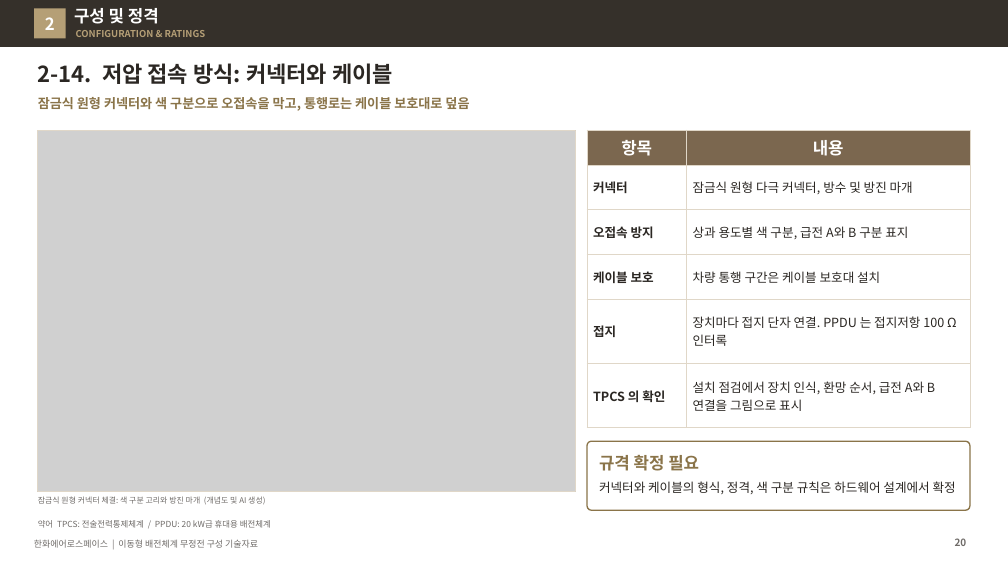
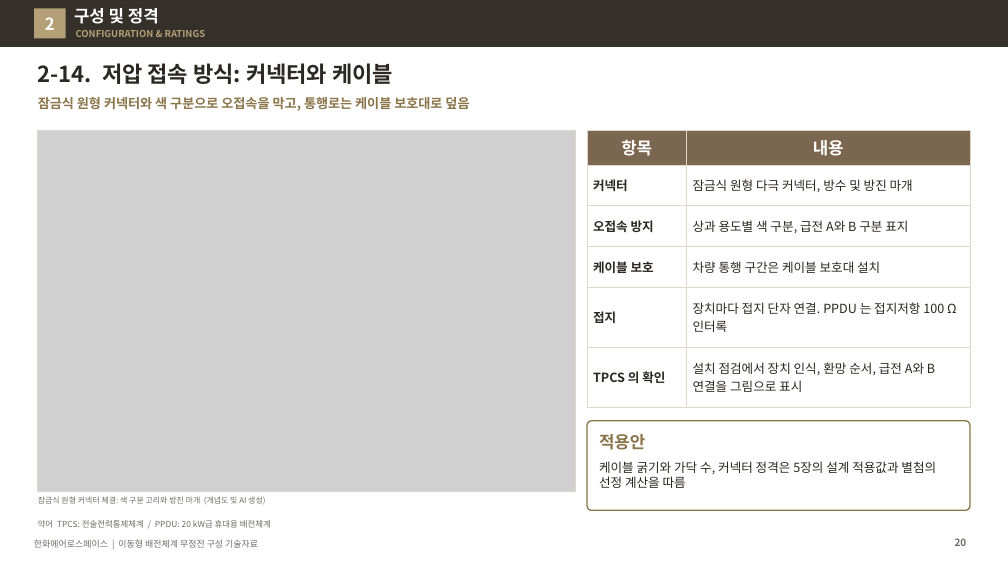
Before and after one commit to byunjd112-hue/headroom, a slide deck: slide 20 of mobile_ems/docs/out/IFPS_이동형배전체계_무정전구성_기술자료_Rev72.pptx. Drawn at 1008x567 pixels with LibreOffice and Linux fonts; fonts in the diff are those of the drawing; grey boxes stand for pictures. Boxes give left, top, right and bottom in pixels: in the first picture for what was removed or moved away, otherwise in the second. Text is boxed around its words. In the diff, an @@ line names an element or a change of style, - is before the commit and + after.

```diff
--- a/mobile_ems/docs/out/IFPS_이동형배전체계_무정전구성_기술자료_Rev72.pptx
+++ b/mobile_ems/docs/out/IFPS_이동형배전체계_무정전구성_기술자료_Rev72.pptx
@@ table: place and size @@
-table at (587, 130, 970, 415)
+table at (587, 130, 970, 396)
@@ rounded rectangle: place and size @@
-rounded rectangle at (587, 442, 970, 510)
+rounded rectangle at (587, 421, 970, 510)
@@ rounded rectangle at (587, 421, 970, 510): proportions changed @@
@@ text at (599, 434, 645, 450): text changed @@
-규격 확정 필요
+적용안
@@ text at (599, 461, 936, 488): text changed @@
-커넥터와 케이블의 형식, 정격, 색 구분 규칙은 하드웨어 설계에서 확정
+케이블 굵기와 가닥 수, 커넥터 정격은 5장의 설계 적용값과 별첨의 선정 계산을 따름
```
Also in this commit, not shown: 21 other slides changed, 6 slides added, 6 other files.
